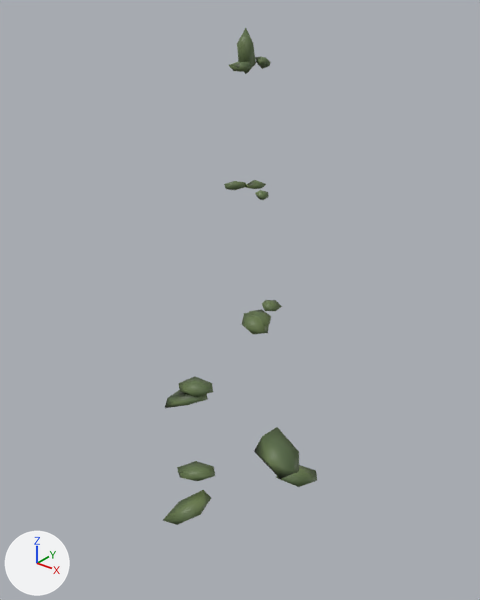
Two versions of the glTF model public/props/baum-fichte-2-mittel.glb, one commit apart.
Both versions are drawn from a camera (50 mm lens) standing at (13.3, -16.9, 23.2) and looking at (-0.6, 0.5, 12.4). The lights are fixed; the arrows at lower left show +X, +Y and +Z. The picture after the commit comes second. Vertices at exactly the same position are counted once.

Names of what the first picture shows: 'Baum_Stamm'.
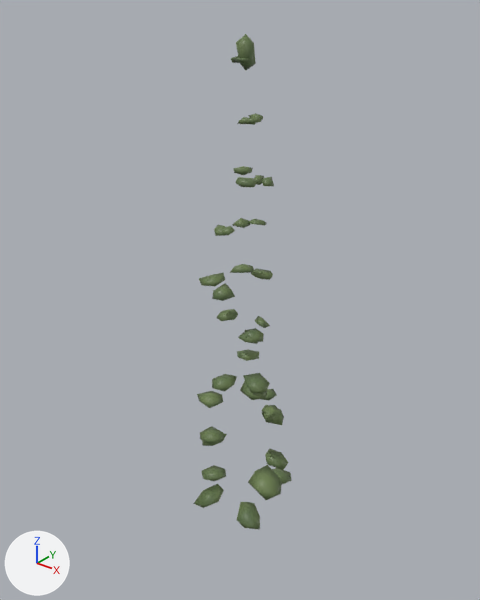
Pixel boxes (x1, y1, x2, y2) of what changed, in the pictures (480 x 600 px; the box of a moved part takes in the faces that stretch with it):
'Baum_Stamm', reshaped (36% narrower): before (163, 28, 317, 525); after (194, 34, 292, 530)
part 1 of me_cone, moved or reshaped: before (177, 461, 215, 481); after (202, 465, 226, 481)
part 2 of me_cone, moved or reshaped: before (276, 465, 317, 487); after (272, 468, 292, 485)
part 3 of me_cone, moved or reshaped: before (165, 390, 208, 408); after (237, 502, 260, 530)
part 4 of me_cone, moved or reshaped: before (249, 309, 271, 326); after (265, 448, 288, 470)
part 5 of me_cone, moved or reshaped: before (242, 313, 269, 334); after (202, 433, 227, 446)
part 6 of me_cone, moved or reshaped: before (262, 300, 282, 311); after (262, 405, 278, 417)
part 7 of me_cone, moved or reshaped: before (254, 427, 299, 479); after (212, 374, 237, 391)
part 8 of me_cone, moved or reshaped: before (245, 180, 266, 189); after (216, 309, 238, 321)
part 9 of me_cone, moved or reshaped: before (229, 61, 251, 72); after (238, 332, 258, 344)
part 10 of me_cone, moved or reshaped: before (255, 190, 269, 200); after (233, 166, 253, 175)
part 11 of me_cone, moved or reshaped: before (259, 57, 271, 69); after (236, 177, 257, 187)
part 12 of me_cone, deleted: before (255, 56, 266, 66)
part 13 of me_cone, deleted: before (224, 181, 246, 190)
part 14 of me_cone, built on: before (163, 28, 256, 525); after (194, 34, 284, 508)

Diff of the bpy script that builds the scene:
```diff
--- a/public/props/baum-fichte-2-mittel.glb.py
+++ b/public/props/baum-fichte-2-mittel.glb.py
@@ me_cone @@
 # used by ob_baum_stamm; location = (0.0, 0.0, 10.42)
-me_cone.from_pydata(...)  # 208 vertices, 348 faces; spans x -3.0..3.4, y -3.1..3.3, z -10.7..11.4
+me_cone.from_pydata(...)  # 423 vertices, 678 faces; spans x -2.0..2.4, y -1.9..2.1, z -10.7..11.2
+# me_cone part 1: the loose piece of 12 vertices spanning x -2.9..-1.2, y -1.4..-0.2, z -6.3..-5.8 is scaled about its middle by (0.633, 0.773, 0.729), then moved by (0.8, 0.3, 0.1)
+# me_cone part 2: the loose piece of 12 vertices spanning x 0.4..1.9, y 1.4..3.3, z -7.0..-6.1 is scaled about its middle by (0.74, 0.639, 0.666), then moved by (-0.4, -0.9, 0.3)
+# me_cone part 3: the loose piece of 12 vertices spanning x -3.0..-1.4, y -1.5..-0.3, z -2.7..-2.0 is turned 113.9 degrees about the z axis through its middle and scaled by 0.745, then moved by (3.4, -0.2, -3.8)
+# me_cone part 4: the loose piece of 12 vertices spanning x 0.7..1.6, y -1.0..-0.2, z 2.0..2.4 is multiplied about its middle by the matrix ((0.718, -0.72, 0.166), (0.722, 0.732, 0.054), (-0.156, 0.079, 1.015)), then moved by (0.1, 1.0, -6.6)
+# me_cone part 5: the loose piece of 12 vertices spanning x 0.6..1.7, y -1.3..-0.3, z 1.9..2.4 is multiplied about its middle by the matrix ((-0.71, 0.708, -0.118), (-0.711, -0.717, -0.02), (-0.098, 0.069, 1.003)), then moved by (-2.5, 0.6, -6.5)
+# me_cone part 6: the loose piece of 12 vertices spanning x 0.6..1.2, y 0.0..0.8, z 2.0..2.4 is moved by (0.1, 0.0, -4.5)
+# me_cone part 7: the loose piece of 12 vertices spanning x 1.7..3.4, y -1.9..-0.5, z -2.9..-2.0 is multiplied about its middle by the matrix ((0.246, 0.456, -0.004), (-0.449, 0.243, 0.089), (0.08, -0.039, 0.51)), then moved by (-2.5, -0.1, 2.0)
+# me_cone part 8: the loose piece of 12 vertices spanning x -0.6..0.1, y 0.5..1.2, z 6.2..6.5 is turned 59.4 degrees about the z axis through its middle and scaled by 1.23, then moved by (-0.7, -0.6, -5.0)
+# me_cone part 9: the loose piece of 12 vertices spanning x -0.1..0.6, y -0.8..-0.3, z 10.2..10.5 is multiplied about its middle by the matrix ((1.061, -0.44, -0.065), (0.443, 1.06, 0.059), (0.038, -0.08, 1.147)), then moved by (0.4, 0.0, -9.1)
+# me_cone part 10: the loose piece of 12 vertices spanning x 0.4..0.9, y -0.2..0.5, z 6.2..6.5 is multiplied about its middle by the matrix ((-0.625, -0.844, 0.145), (0.832, -0.641, -0.143), (0.201, 0.03, 1.04)), then moved by (-1.1, 0.3, 0.6)
+# me_cone part 11: the loose piece of 12 vertices spanning x 0.0..0.6, y 0.2..0.8, z 10.2..10.6 is multiplied about its middle by the matrix ((-0.195, 1.019, -0.072), (-1.019, -0.189, 0.081), (0.066, 0.086, 1.034)), then moved by (0.1, -0.9, -3.6)
+# me_cone part 12: the loose piece of 12 vertices spanning x 0.1..0.6, y 0.1..0.6, z 10.3..10.6 is deleted
+# me_cone part 13: the loose piece of 12 vertices spanning x -1.1..-0.4, y 0.0..0.8, z 6.2..6.5 is deleted
+# me_cone part 14: 44 vertices removed from x -2.8..0.3, y -3.1..0.3, z -10.7..11.4; 283 vertices added at x -1.9..2.4, y -1.9..1.8, z -10.7..11.2
 me_cone.materials.append(mat_baum)
```
